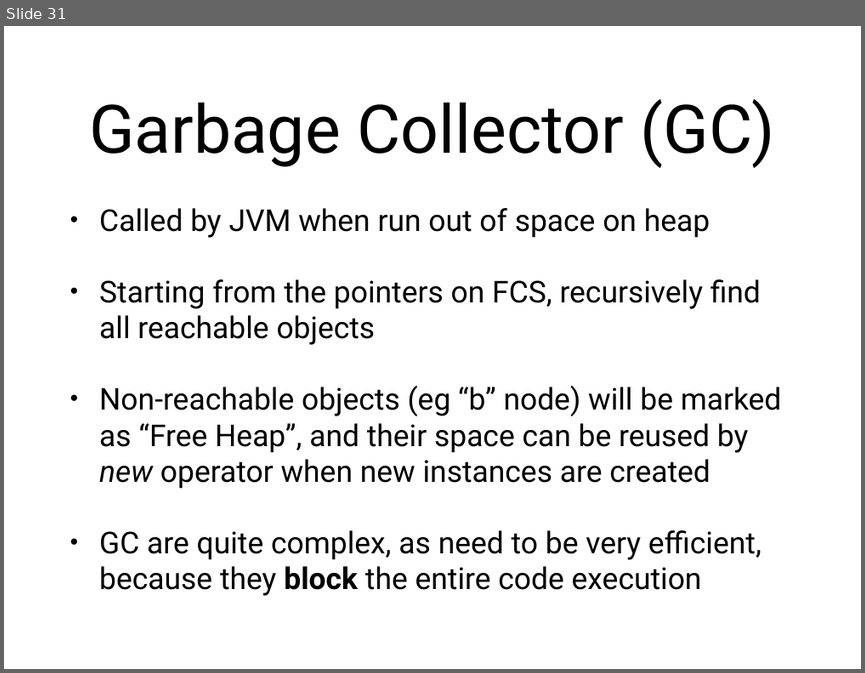
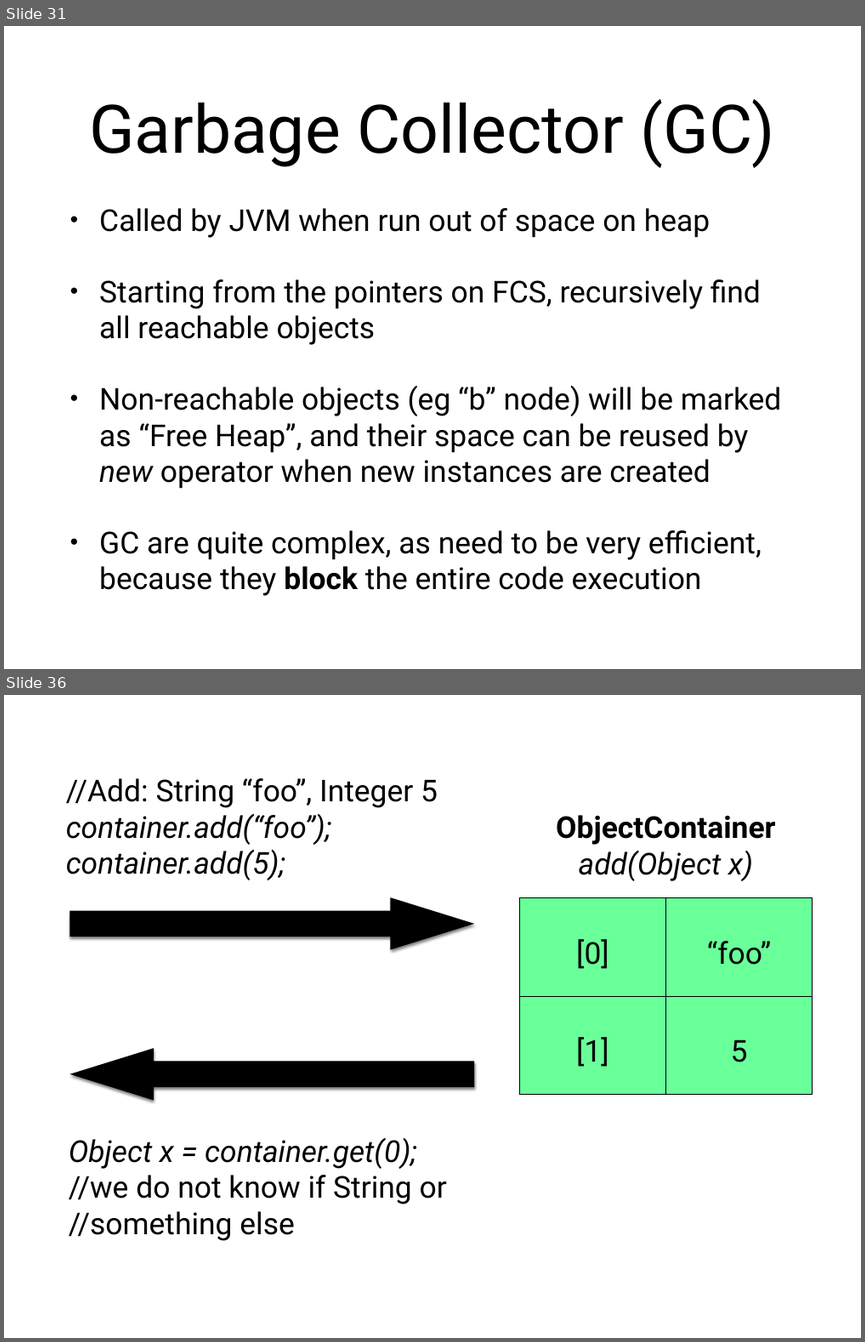
Before and after one commit to arcuri82/algorithms, a slide deck: docs/slides/02/02_stack_queue.pptx. Shown one above the other, each under a label of ours: slide 31 before the commit, slides 31 and 36 after it; the slides between them are not shown. The pictures are 865x673 and 865x1342 pixels, drawn with LibreOffice and Linux fonts; fonts in the diff are those of the drawing. Boxes give left, top, right and bottom in pixels: in the first picture for what was removed or moved away, otherwise in the second. Text is boxed around its words. In the diff, an @@ line names an element or a change of style, - is before the commit and + after.

```diff
--- a/docs/slides/02/02_stack_queue.pptx
+++ b/docs/slides/02/02_stack_queue.pptx
@@ slide 36 added at [4, 695, 861, 1338], background #FFFFFF @@
@@ text added at [66, 778, 438, 880], 36 pt, text #000000, italic @@
+//Add: String “foo”, Integer 5
+container.add(“foo”);
+container.add(5);
@@ text added at [556, 815, 775, 881], 36 pt, text #000000, bold @@
+ObjectContainer
+add(Object x)
@@ right arrow added at [69, 897, 474, 950], fill #000000 @@
@@ table added at [520, 897, 812, 1095], 2 rows, 2 columns @@
+[0] | “foo”
+[1] | 5
@@ right arrow added at [69, 1048, 474, 1100], fill #000000 @@
@@ text added at [69, 1138, 447, 1241], 36 pt, text #000000 @@
+Object x = container.get(0);
+//we do not know if String or
+//something else
```
Also in this commit, not shown: 1 slide changed, 6 other slides added, 3 other files.
